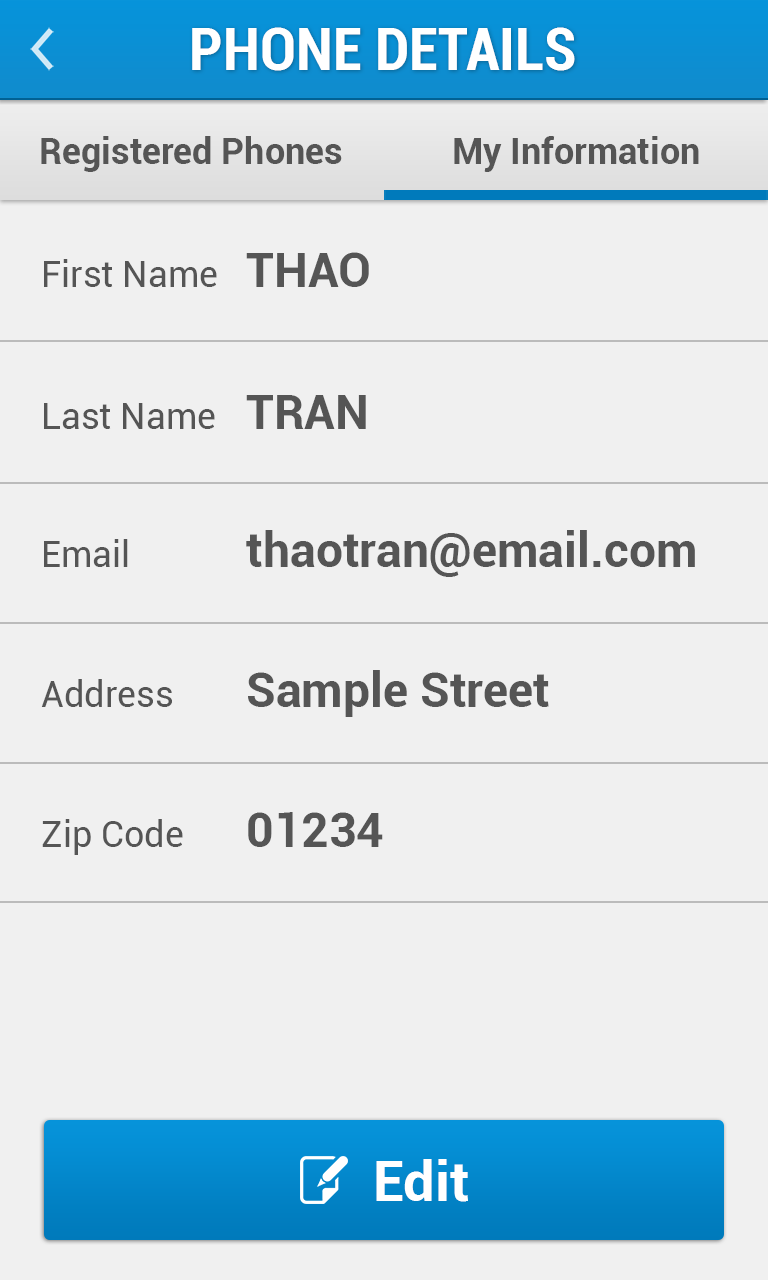
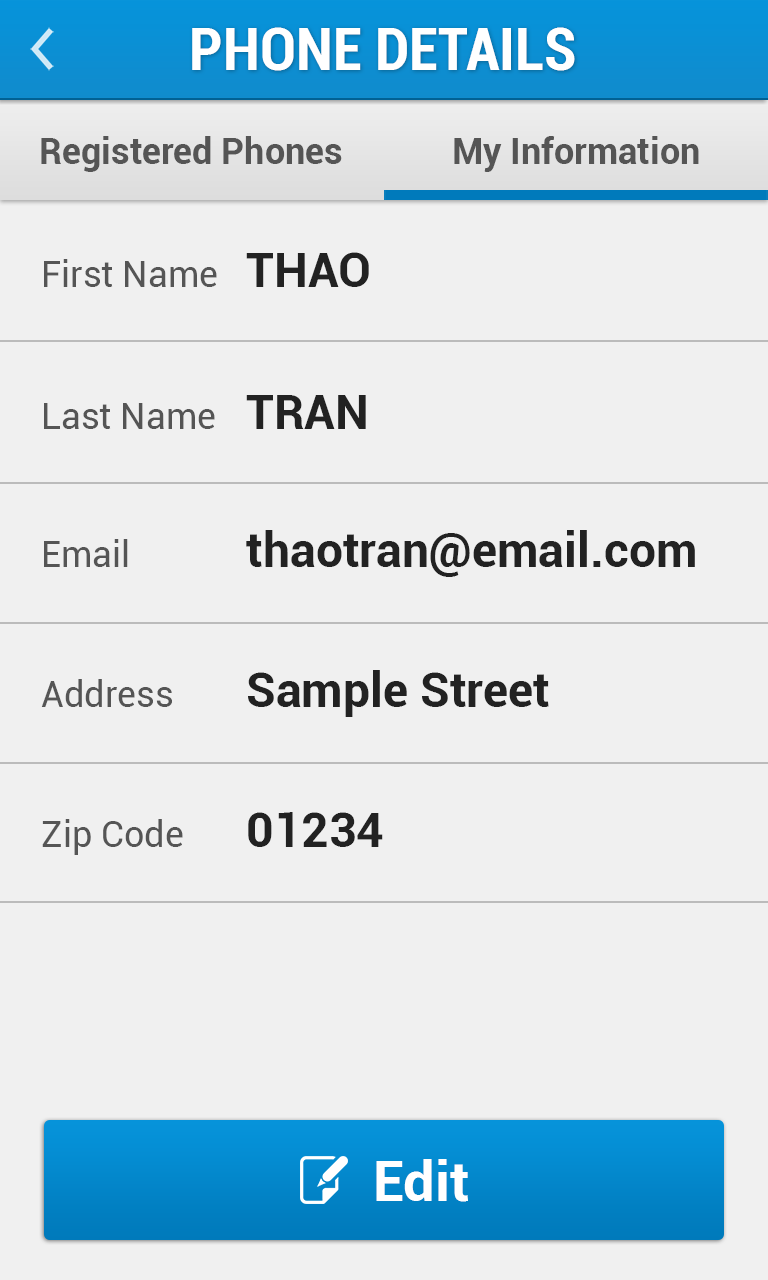
Revision of a layered w=768, h=1280 image; what changed, layer by layer:
painted on "THAO" over [246, 252, 369, 287]
painted on "TRAN" over [246, 395, 366, 429]
painted on "thaotran@email.com" over [246, 530, 695, 577]
painted on "Sample Street" over [248, 670, 549, 717]
painted on "01234" over [248, 812, 383, 847]
